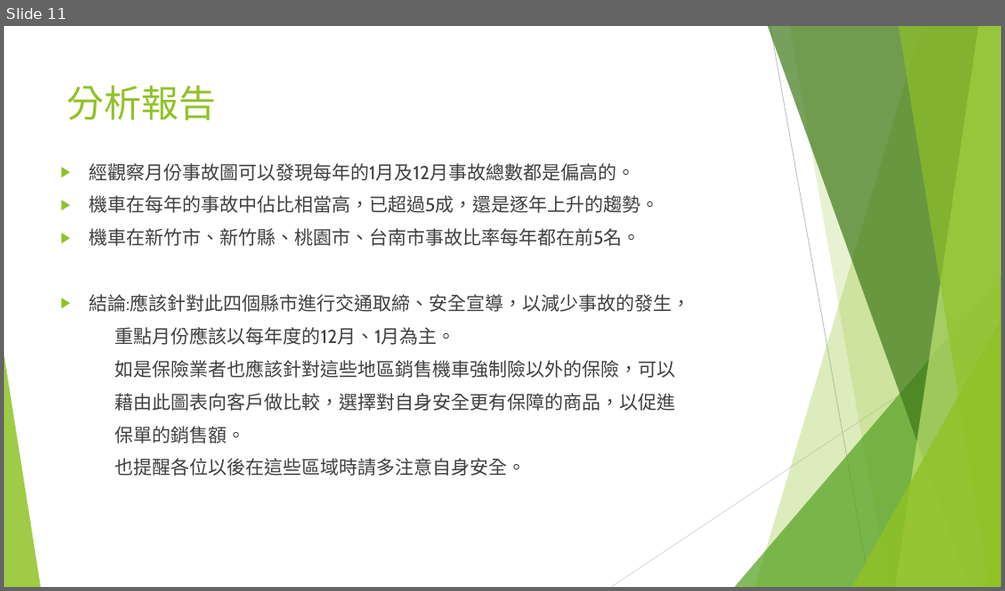
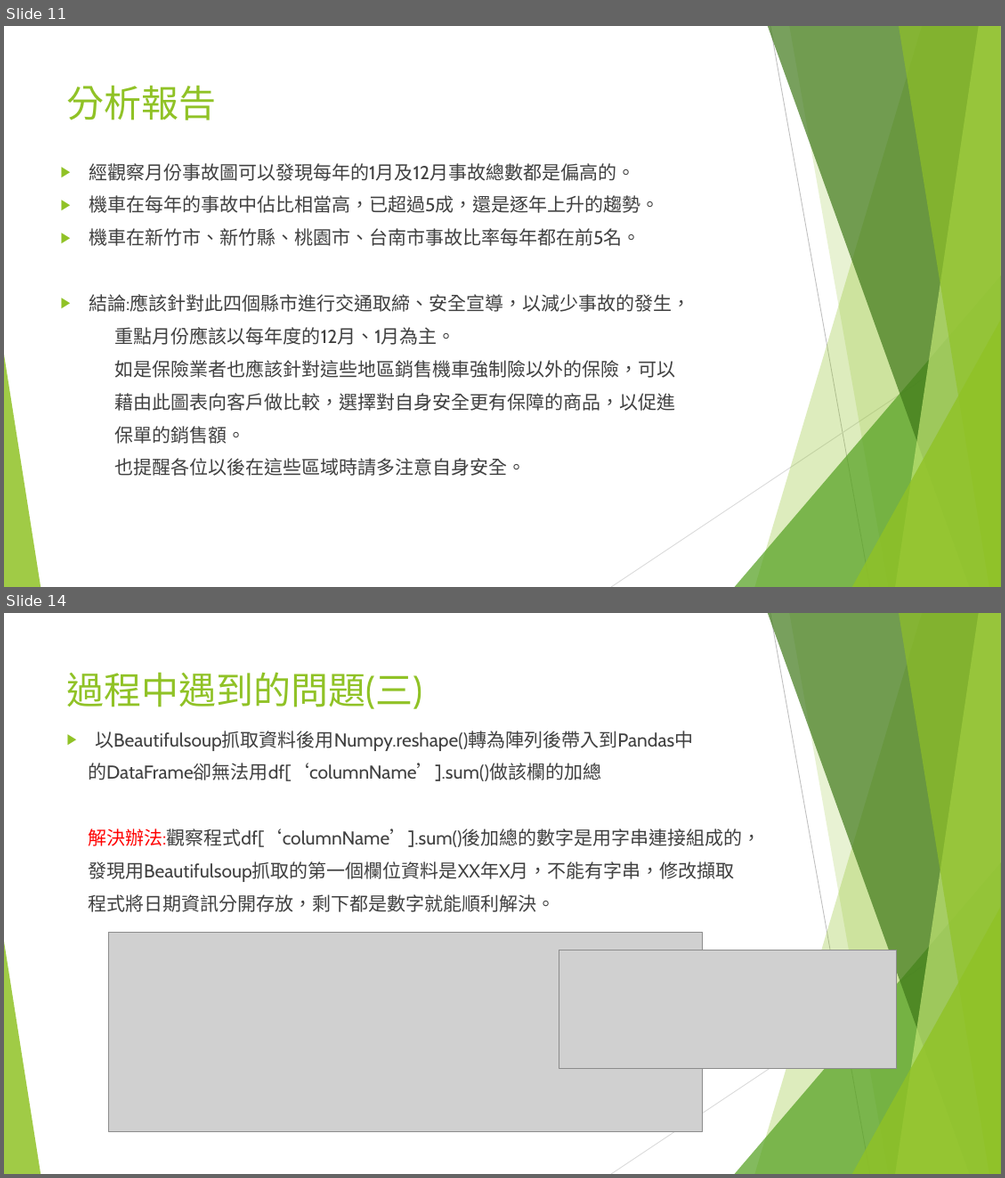
Before and after one commit to ooxx2500/python-sql-for-test, a slide deck: python/專題報告/專題報告-台灣交通事故.pptx. Shown one above the other, each under a label of ours: slide 11 before the commit, slides 11 and 14 after it; the slides between them are not shown. The pictures are 1005x591 and 1005x1178 pixels, drawn with LibreOffice and Linux fonts; fonts in the diff are those of the drawing; grey boxes stand for pictures. Boxes give left, top, right and bottom in pixels: in the first picture for what was removed or moved away, otherwise in the second. Text is boxed around its words. In the diff, an @@ line names an element or a change of style, - is before the commit and + after.

Commit message:
0626

```diff
--- a/python/專題報告/專題報告-台灣交通事故.pptx
+++ b/python/專題報告/專題報告-台灣交通事故.pptx
@@ slide 14 added at bbox=[4, 613, 1001, 1174], background #FFFFFF; not listed: 10 template elements that a slide beside it also shows @@
@@ title added at bbox=[67, 672, 423, 709], 36 pt, text #90C226 @@
+過程中遇到的問題(三)
@@ text added at bbox=[88, 730, 761, 912], 18 pt, text #404040 @@
+▶ 以Beautifulsoup抓取資料後用Numpy.reshape()轉為陣列後帶入到Pandas中
+的DataFrame卻無法用df[‘columnName’].sum()做該欄的加總
+解決辦法:觀察程式df[‘columnName’].sum()後加總的數字是用字串連接組成的，
+發現用Beautifulsoup抓取的第一個欄位資料是XX年X月，不能有字串，修改擷取
+程式將日期資訊分開存放，剩下都是數字就能順利解決。
@@ picture added at bbox=[109, 933, 703, 1132] @@
@@ picture added at bbox=[558, 950, 896, 1069] @@
```
Also in this commit, not shown: 2 other slides added.
